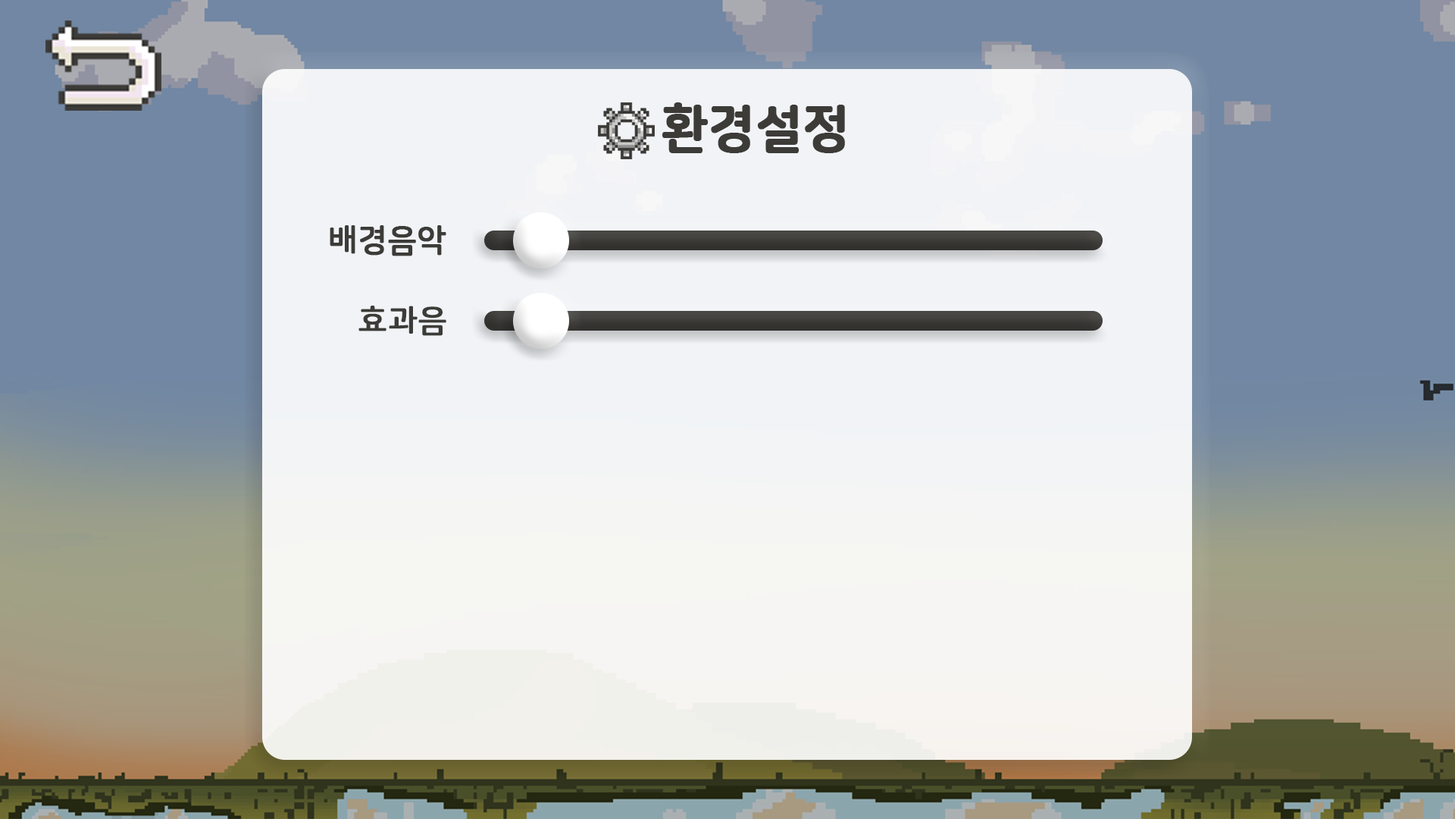
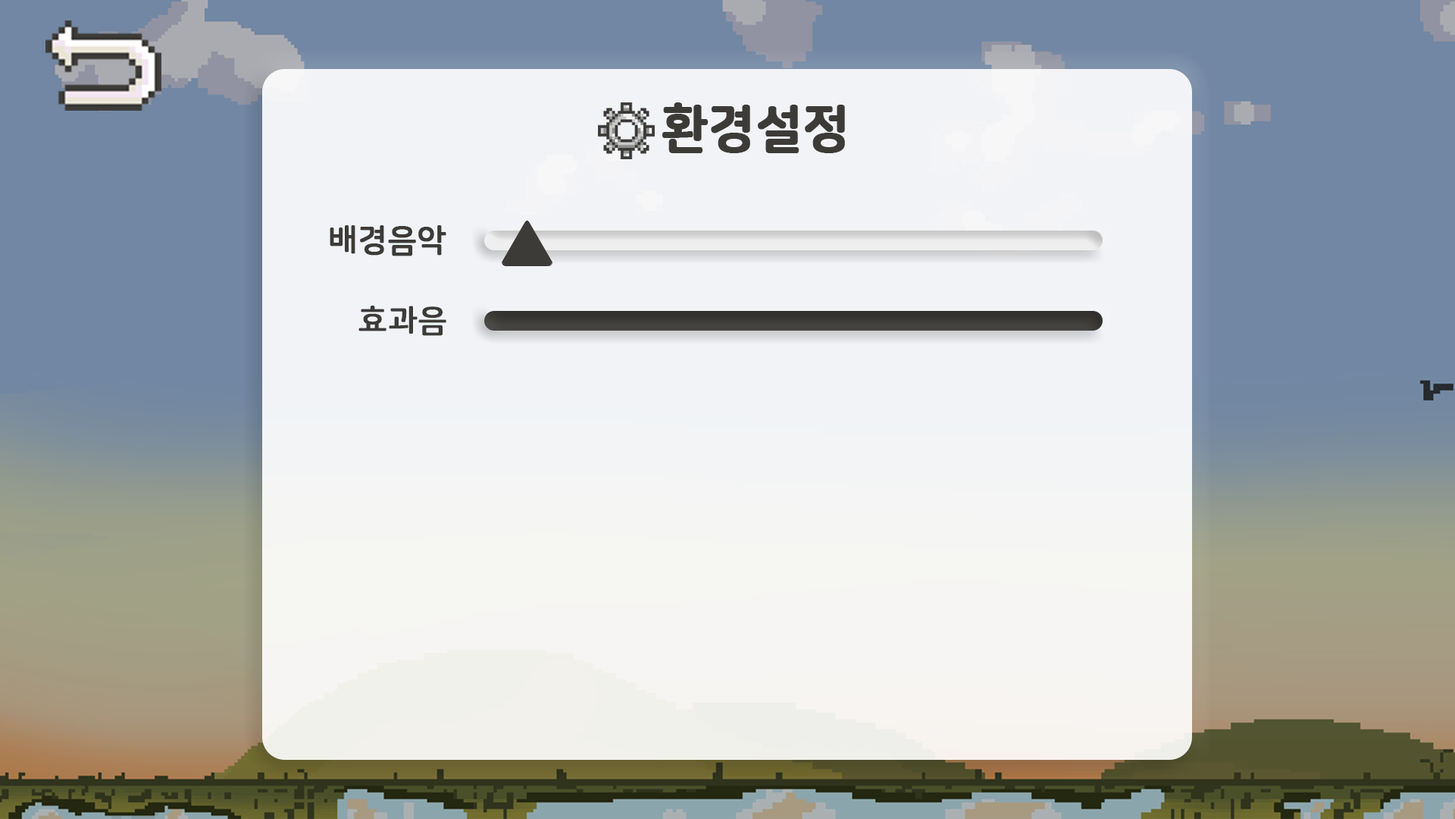
Layer changes from the first 1455×819 image to the second:
removed layer "Ellipse 1" (1st of 2, in "Group 1 copy") from group "Group 1 copy" over 513, 292, 570, 349
added layer "Polygon 1" in group "Group 1 copy" over 500, 220, 555, 267
removed layer "Ellipse 1" (2nd of 2, in "Group 1") from group "Group 1" over 513, 212, 570, 269
painted on "Rounded Rectangle 3" (2nd of 2, in "Group 1") over 484, 230, 1103, 251
